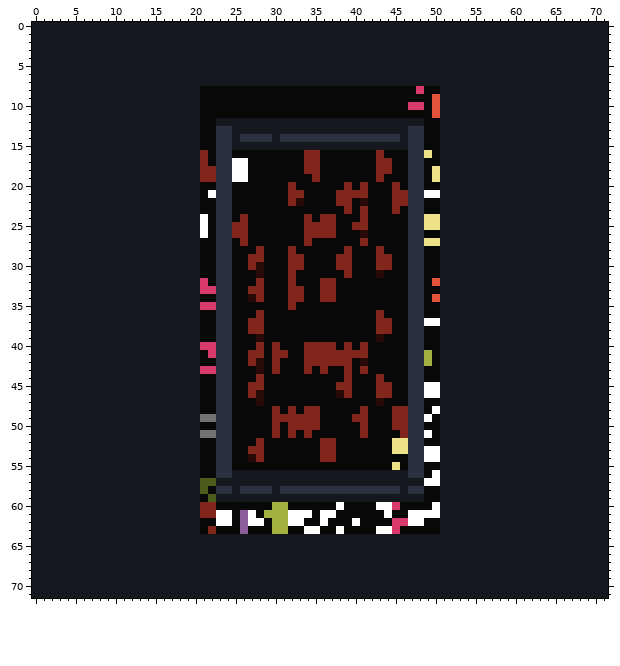
Two states of a sprite sheet, Data/Worlds/mechanic testing/1level.png. The first picture shows the starting point.
The file is 72x72 pixels. Colours within 5 levels of each other are drawn and written as one.
The result:
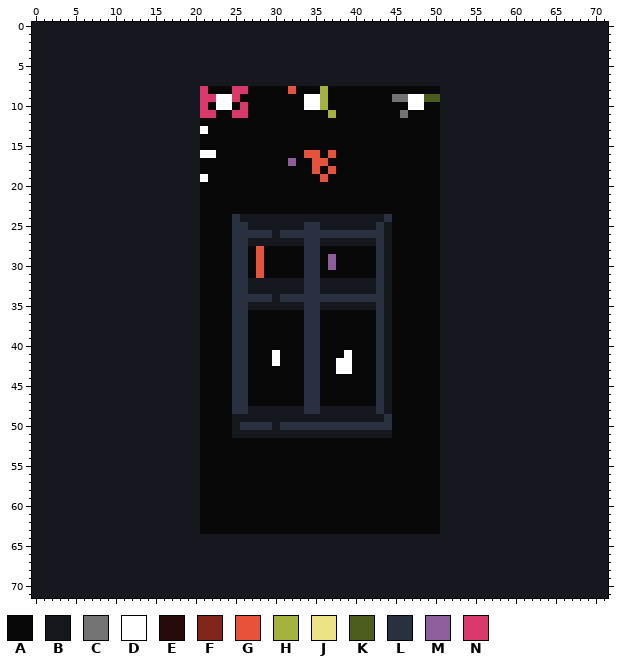
Palette (. is transparent): A #080808  B #15181f  C #737373  D #ffffff  E #260b08  F #82261c  G #e5533b  H #a5b13f  J #ede285  K #4b5c1c  L #293141  M #8e5e9c  N #d9396a
Edits made:
@@ x 19..52 @@
  7 BBBBBBBBBBBBBBBBBBBBBBBBBBBBBBBBBB
- 8 BBAAAAAAAAAAAAAAAAAAAAAAAAAAANAABB
- 9 BBAAAAAAAAAAAAAAAAAAAAAAAAAAAAAGBB
-10 BBAAAAAAAAAAAAAAAAAAAAAAAAAANNAGBB
-11 BBAAAAAAAAAAAAAAAAAAAAAAAAAAAAAGBB
-12 BBAABBBBBBBBBBBBBBBBBBBBBBBBBBAABB
-13 BBAALLBBBBBBBBBBBBBBBBBBBBBBLLAABB
-14 BBAALLBLLLLBLLLLLLLLLLLLLLLBLLAABB
-15 BBAALLBBBBBBBBBBBBBBBBBBBBBBLLAABB
-16 BBFALLAAAAAAAAAFFAAAAAAAFAAALLJABB
-17 BBFALLDDAAAAAAAFFAAAAAAAFFAALLAABB
-18 BBFFLLDDAAAAAAAFFAAAAAAAFFAALLAJBB
-19 BBFFLLDDAAAAAAAAFAAAAAAAFAAALLAJBB
-20 BBAALLAAAAAAAFAAAAAAFAFAAAFALLAABB
-21 BBADLLAAAAAAAFFAAAAFFFFAAAFFLLDDBB
-22 BBAALLAAAAAAAFEAAAAFFAEAAAFFLLAABB
-23 BBAALLAAAAAAAAAAAAAAFAFAAAFALLAABB
-24 BBDALLAFAAAAAAAFAFFAAAFAAAAALLJJBB
-25 BBDALLFFAAAAAAAFFFFAAFFAAAAALLJJBB
-26 BBDALLFFAAAAAAAFFFFAAAEAAAAALLAABB
-27 BBAALLAFAAAAAAAFAAAAAAFAAAAALLJJBB
-28 BBAALLAAAFAAAFAAAAAAFAAAFAAALLAABB
-29 BBAALLAAFFAAAFFAAAAFFAAAFFAALLAABB
-30 BBAALLAAFEAAAFFAAAAFFAAAFFAALLAABB
-31 BBAALLAAAEAAAFAAAAAAFAAAEAAALLAABB
-32 BBNALLAAAFAAAFAAAFFAAAAAAAAALLAGBB
-33 BBNNLLAAFFAAAFFAAFFAAAAAAAAALLAABB
-34 BBAALLAAEFAAAFFAAFFAAAAAAAAALLAGBB
-35 BBNNLLAAAAAAAFAAAAAAAAAAAAAALLAABB
-36 BBAALLAAAFAAAAAAAAAAAAAAFAAALLAABB
-37 BBAALLAAFFAAAAAAAAAAAAAAFFAALLDDBB
-38 BBAALLAAFFAAAAAAAAAAAAAAFFAALLAABB
-39 BBAALLAAAEAAAAAAAAAAAAAAEAAALLAABB
-40 BBNNLLAAAFAFAAAFFFFAFAFAAAAALLAABB
-41 BBANLLAAFFAFFAAFFFFFFFFAAAAALLHABB
-42 BBAALLAAFEAFAAAFFFFFFAEAAAAALLHABB
-43 BBNNLLAAAEAFAAAFAFAAFAFAAAAALLAABB
-44 BBAALLAAAFAAAAAAAAAAFAAAFAAALLAABB
-45 BBAALLAAFFAAAAAAAAAFFAAAFFAALLDDBB
-46 BBAALLAAFEAAAAAAAAAEFAAAFFAALLDDBB
-47 BBAALLAAAEAAAAAAAAAAAAAAEAAALLAABB
-48 BBAALLAAAAAFAFAFFAAAAAFAAAFFLLADBB
-49 BBCCLLAAAAAFFFFFFAAAAFFAAAFFLLDABB
-50 BBAALLAAAAAFAFFFFAAAAAFAAAFFLLAABB
-51 BBCCLLAAAAAFAFAFAAAAAAFAAAAFLLDABB
-52 BBAALLAAAFAAAAAAAFFAAAAAAAJJLLAABB
-53 BBAALLAAFFAAAAAAAFFAAAAAAAJJLLDDBB
-54 BBAALLAAEFAAAAAAAFFAAAAAAAAALLDDBB
-55 BBAALLAAAAAAAAAAAAAAAAAAAAJALLAABB
-56 BBAALLBBBBBBBBBBBBBBBBBBBBBBLLADBB
-57 BBKKBBBBBBBBBBBBBBBBBBBBBBBBBBDDBB
-58 BBKALLBLLLLBLLLLLLLLLLLLLLLBLLAABB
-59 BBAKBBBBBBBBBBBBBBBBBBBBBBBBBBAABB
-60 BBFFAAAAAAAHHAAAAAADAAAADDNAAAADBB
-61 BBFFDDAMDAHHHDDDADDAAAAAADAADDDDBB
-62 BBAADDAMDDAHHDDAADAAADAAAANNDDAABB
-63 BBAFAAAMAAAHHAADDAADAAAADDNAAAAABB
+ 8 BBNAAANNAAAAAGAAAHAAAAAAAAAAAAAABB
+ 9 BBNNDDNAAAAAAAADDHAAAAAAAACCDDKKBB
+10 BBNADDANAAAAAAADDHAAAAAAAAAADDAABB
+11 BBNNAANNAAAAAAAAAAHAAAAAAAACAAAABB
+12 BBAAAAAAAAAAAAAAAAAAAAAAAAAAAAAABB
+13 BBDAAAAAAAAAAAAAAAAAAAAAAAAAAAAABB
+14 BBAAAAAAAAAAAAAAAAAAAAAAAAAAAAAABB
+15 BBAAAAAAAAAAAAAAAAAAAAAAAAAAAAAABB
+16 BBDDAAAAAAAAAAAGGAGAAAAAAAAAAAAABB
+17 BBAAAAAAAAAAAMAAGGAAAAAAAAAAAAAABB
+18 BBAAAAAAAAAAAAAAGAGAAAAAAAAAAAAABB
+19 BBDAAAAAAAAAAAAAAGAAAAAAAAAAAAAABB
+20 BBAAAAAAAAAAAAAAAAAAAAAAAAAAAAAABB
+21 BBAAAAAAAAAAAAAAAAAAAAAAAAAAAAAABB
+22 BBAAAAAAAAAAAAAAAAAAAAAAAAAAAAAABB
+23 BBAAAAAAAAAAAAAAAAAAAAAAAAAAAAAABB
+24 BBAAAALBBBBBBBBBBBBBBBBBBLAAAAAABB
+25 BBAAAALLBBBBBBBLLBBBBBBBLBAAAAAABB
+26 BBAAAALLLLLBLLLLLLLLLLLLLBAAAAAABB
+27 BBAAAALLBBBBBBBLLBBBBBBBLBAAAAAABB
+28 BBAAAALLAGAAAAALLAAAAAAALBAAAAAABB
+29 BBAAAALLAGAAAAALLAMAAAAALBAAAAAABB
+30 BBAAAALLAGAAAAALLAMAAAAALBAAAAAABB
+31 BBAAAALLAGAAAAALLAAAAAAALBAAAAAABB
+32 BBAAAALLBBBBBBBLLBBBBBBBLBAAAAAABB
+33 BBAAAALLBBBBBBBLLBBBBBBBLBAAAAAABB
+34 BBAAAALLLLLBLLLLLLLLLLLLLBAAAAAABB
+35 BBAAAALLBBBBBBBLLBBBBBBBLBAAAAAABB
+36 BBAAAALLAAAAAAALLAAAAAAALBAAAAAABB
+37 BBAAAALLAAAAAAALLAAAAAAALBAAAAAABB
+38 BBAAAALLAAAAAAALLAAAAAAALBAAAAAABB
+39 BBAAAALLAAAAAAALLAAAAAAALBAAAAAABB
+40 BBAAAALLAAAAAAALLAAAAAAALBAAAAAABB
+41 BBAAAALLAAADAAALLAAADAAALBAAAAAABB
+42 BBAAAALLAAADAAALLAADDAAALBAAAAAABB
+43 BBAAAALLAAAAAAALLAADDAAALBAAAAAABB
+44 BBAAAALLAAAAAAALLAAAAAAALBAAAAAABB
+45 BBAAAALLAAAAAAALLAAAAAAALBAAAAAABB
+46 BBAAAALLAAAAAAALLAAAAAAALBAAAAAABB
+47 BBAAAALLAAAAAAALLAAAAAAALBAAAAAABB
+48 BBAAAALLBBBBBBBLLBBBBBBBLBAAAAAABB
+49 BBAAAABBBBBBBBBBBBBBBBBBBLAAAAAABB
+50 BBAAAABLLLLBLLLLLLLLLLLLLLAAAAAABB
+51 BBAAAABBBBBBBBBBBBBBBBBBBBAAAAAABB
+52 BBAAAAAAAAAAAAAAAAAAAAAAAAAAAAAABB
+53 BBAAAAAAAAAAAAAAAAAAAAAAAAAAAAAABB
+54 BBAAAAAAAAAAAAAAAAAAAAAAAAAAAAAABB
+55 BBAAAAAAAAAAAAAAAAAAAAAAAAAAAAAABB
+56 BBAAAAAAAAAAAAAAAAAAAAAAAAAAAAAABB
+57 BBAAAAAAAAAAAAAAAAAAAAAAAAAAAAAABB
+58 BBAAAAAAAAAAAAAAAAAAAAAAAAAAAAAABB
+59 BBAAAAAAAAAAAAAAAAAAAAAAAAAAAAAABB
+60 BBAAAAAAAAAAAAAAAAAAAAAAAAAAAAAABB
+61 BBAAAAAAAAAAAAAAAAAAAAAAAAAAAAAABB
+62 BBAAAAAAAAAAAAAAAAAAAAAAAAAAAAAABB
+63 BBAAAAAAAAAAAAAAAAAAAAAAAAAAAAAABB
 64 BBBBBBBBBBBBBBBBBBBBBBBBBBBBBBBBBB
Pixel boxes of the changes (left, top, right, bottom) in both pictures:
changed: (200, 86, 440, 534)
